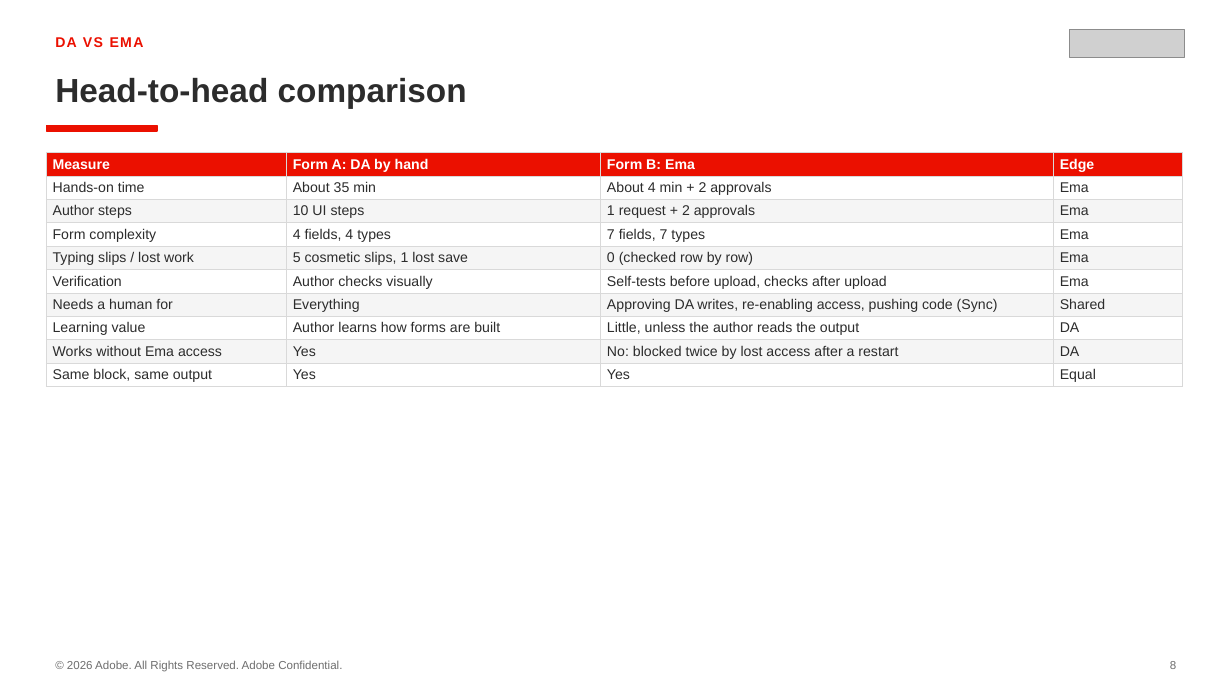
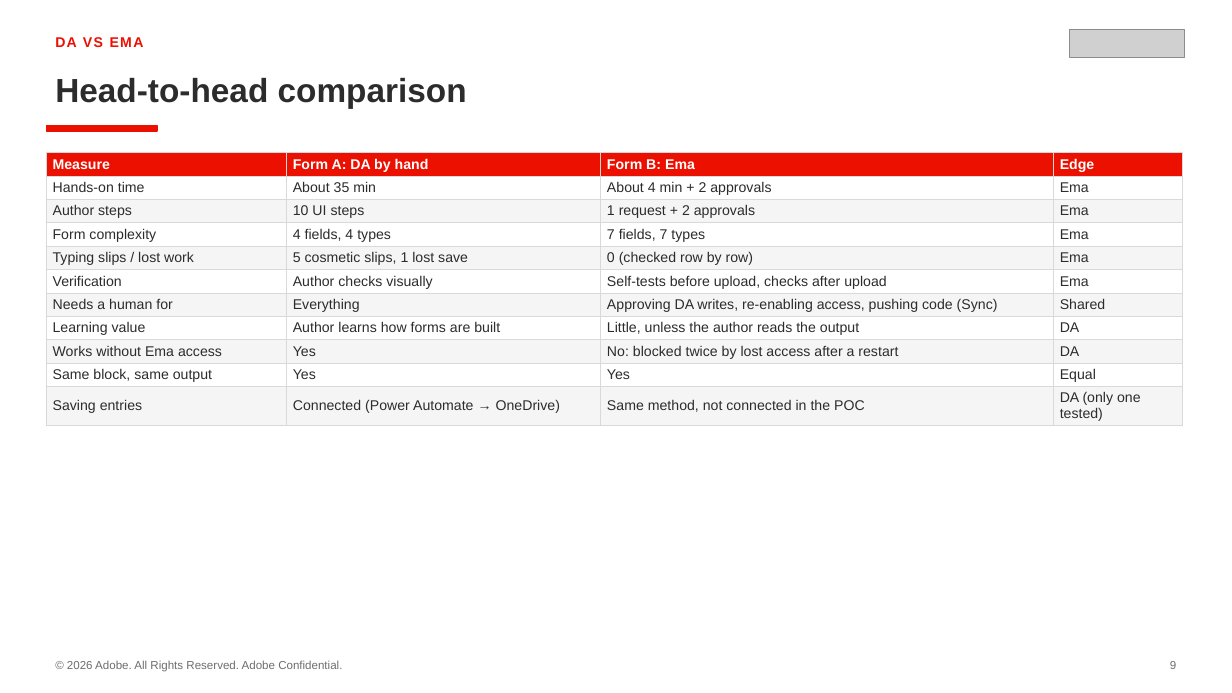
Before and after one commit to ARAJI-ADOBE/bv-poc-wknd-aln, a slide deck: slide 9 of testing/forms/Forms-POC-DA-vs-Ema.pptx (slide 8 before the commit). Drawn at 1232x693 pixels with LibreOffice and Linux fonts; fonts in the diff are those of the drawing; grey boxes stand for pictures. Boxes give left, top, right and bottom in pixels: in the first picture for what was removed or moved away, otherwise in the second. Text is boxed around its words. In the diff, an @@ line names an element or a change of style, - is before the commit and + after.

Commit message:
Update 14 files
Automated migration updates generated by Experience Modernization Agent.

Changed files: 14

```diff
--- a/testing/forms/Forms-POC-DA-vs-Ema.pptx
+++ b/testing/forms/Forms-POC-DA-vs-Ema.pptx
@@ table at bbox=[46, 152, 1183, 425] @@
+row 11: Saving entries | Connected (Power Automate → OneDrive) | Same method, not connected in the POC | DA (only one tested)
```
Also in this commit, not shown: 9 other slides changed, 2 slides added, 1 slide removed, 13 other files.
